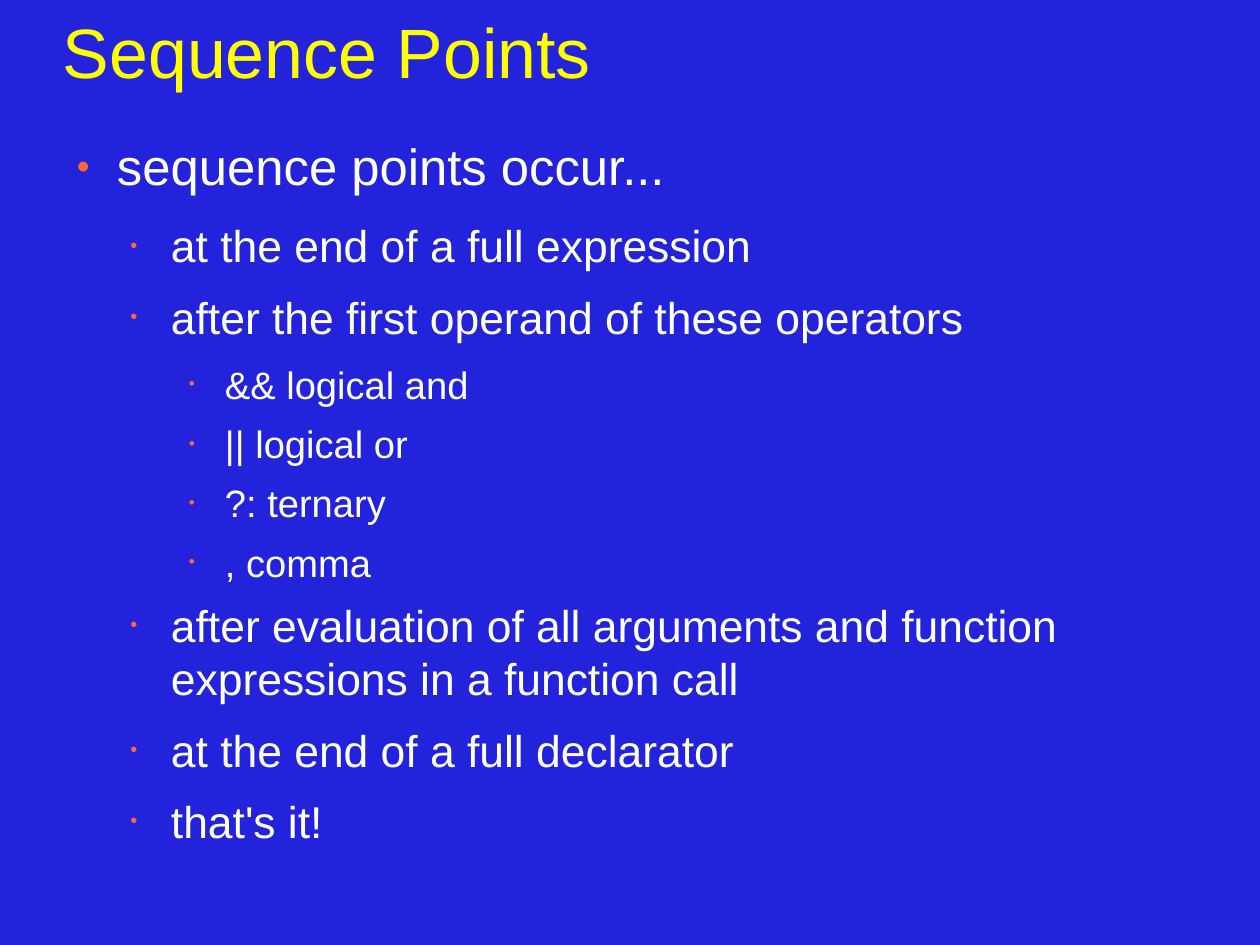
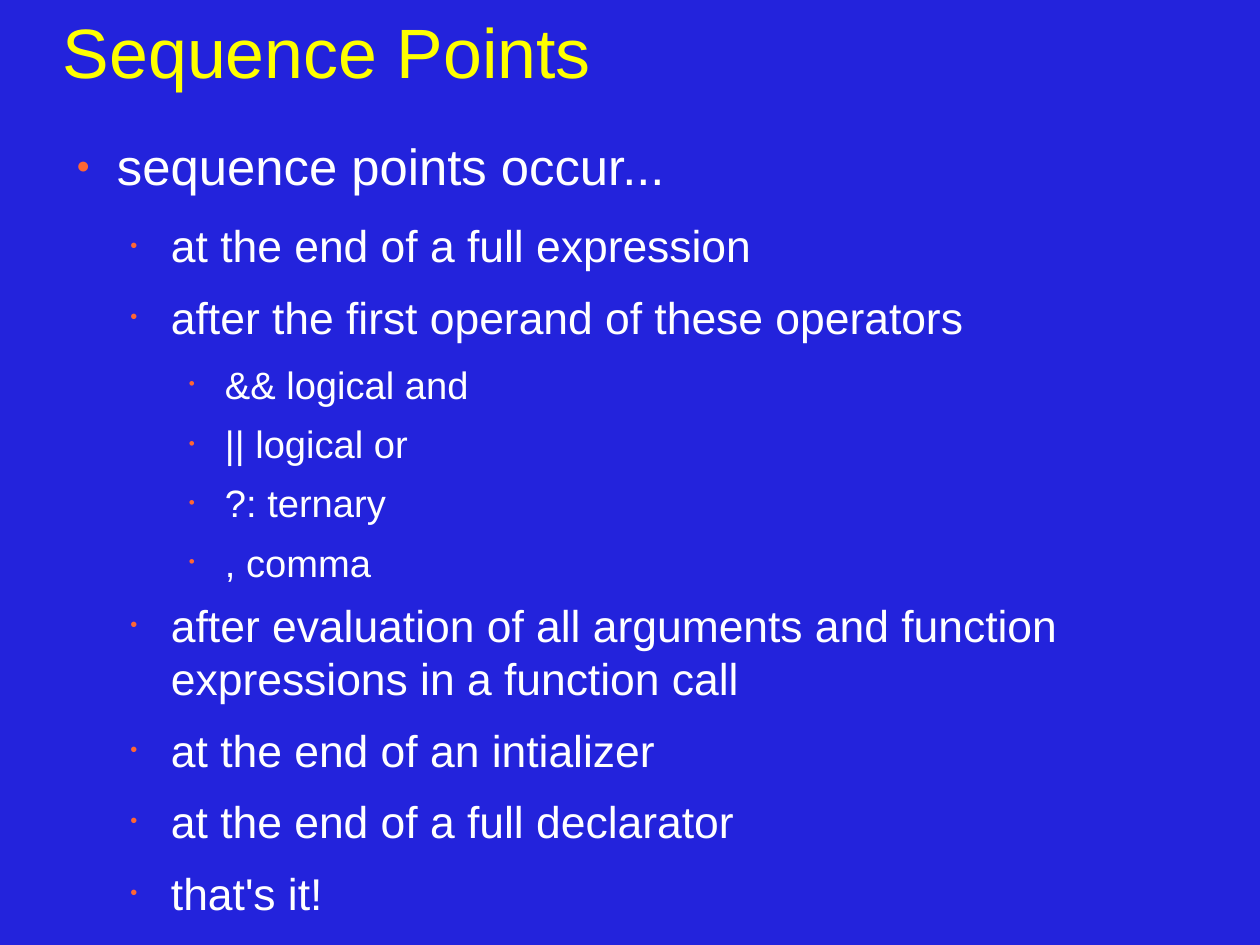
Before and after one commit to JonJagger/two-day-courses, a slide deck: slide 8 of cppf/01_Introduction_to_C++.odp. Drawn at 1260x945 pixels with LibreOffice and Linux fonts; fonts in the diff are those of the drawing. Boxes give left, top, right and bottom in pixels: in the first picture for what was removed or moved away, otherwise in the second. Text is boxed around its words. In the diff, an @@ line names an element or a change of style, - is before the commit and + after.

```diff
--- a/cppf/01_Introduction_to_C++.odp
+++ b/cppf/01_Introduction_to_C++.odp
@@ text at (x1=171, y1=734, x2=655, y2=768): paragraph added @@
+  • at the end of an intializer
```
Also in this commit, not shown: 1 other slide changed, 7 other files.
